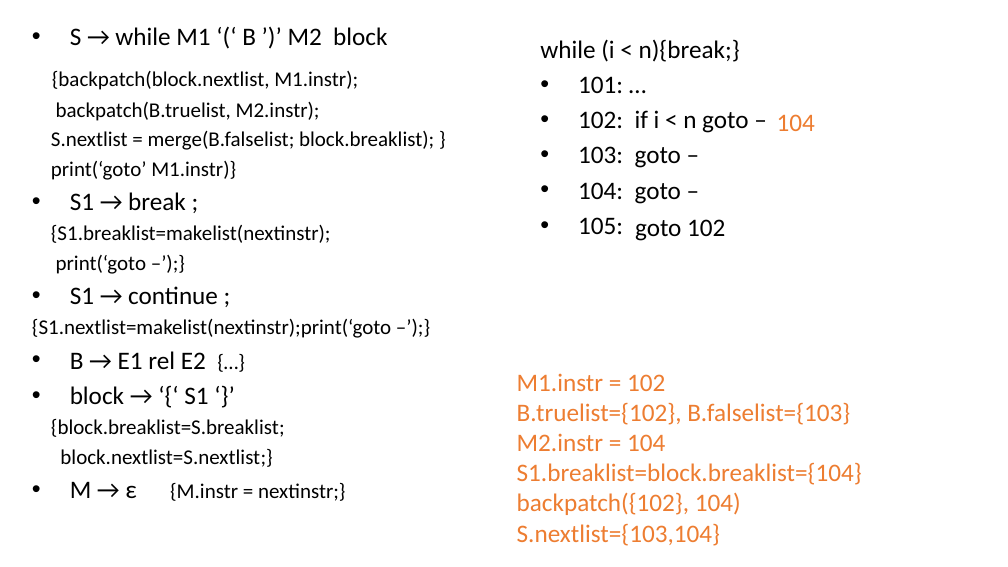
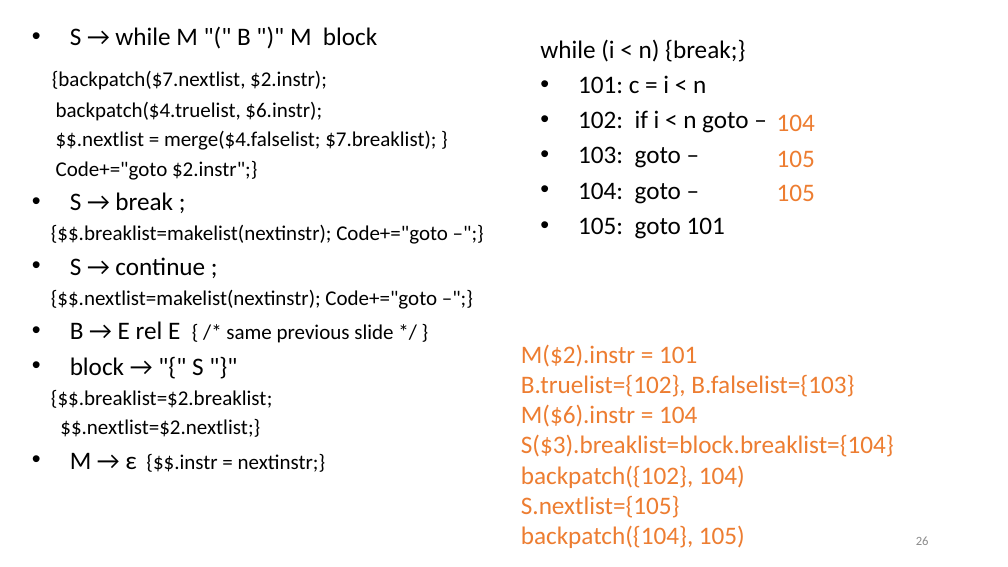
Before and after one commit to anoopsarkar/compilers-class, a slide deck: slide 26 of assets/ppt/codegen/ir.pptx (slide 19 before the commit). Drawn at 1008x567 pixels with LibreOffice and Linux fonts; fonts in the diff are those of the drawing. Boxes give left, top, right and bottom in pixels: in the first picture for what was removed or moved away, otherwise in the second. Text is boxed around its words. In the diff, an @@ line names an element or a change of style, - is before the commit and + after.

```diff
--- a/assets/ppt/codegen/ir.pptx
+++ b/assets/ppt/codegen/ir.pptx
@@ text at [51,27,448,472]: text changed @@
-• S → while M1 ‘(‘ B ’)’ M2 block
-{backpatch(block.nextlist, M1.instr);
-backpatch(B.truelist, M2.instr);
-S.nextlist = merge(B.falselist; block.breaklist); }
-print(‘goto’ M1.instr)}
-• S1 → break ;
-{S1.breaklist=makelist(nextinstr);
-print(‘goto –’);}
-• S1 → continue ;
-{S1.nextlist=makelist(nextinstr);print(‘goto –’);}
-• B → E1 rel E2 {…}
-• block → ‘{‘ S1 ‘}’
-{block.breaklist=S.breaklist;
-block.nextlist=S.nextlist;}
-• M → ε {M.instr = nextinstr;}
+• S → while M "(" B ")" M block
+{backpatch($7.nextlist, $2.instr);
+backpatch($4.truelist, $6.instr);
+$$.nextlist = merge($4.falselist; $7.breaklist); }
+Code+="goto $2.instr";}
+• S → break ;
+{$$.breaklist=makelist(nextinstr); Code+="goto –";}
+• S → continue ;
+{$$.nextlist=makelist(nextinstr); Code+="goto –";}
+• B → E rel E { /* same previous slide */ }
+• block → "{" S "}"
+{$$.breaklist=$2.breaklist;
+$$.nextlist=$2.nextlist;}
+• M → ε {$$.instr = nextinstr;}
@@ text at [540,39,745,93]: text changed @@
-while (i < n){break;}
-• 101: …
+while (i < n) {break;}
+• 101: c = i < n
@@ text added at [777,150,815,167], 18 pt, text #ED7D31 @@
+105
@@ text added at [777,184,815,201], 18 pt, text #ED7D31 @@
+105
@@ text at [578,217,725,239]: text changed @@
-• 105:
+• 105: goto 101
@@ text removed at [635,219,725,241] @@
-goto 102
@@ text "M($2).instr = 101": place and size @@
-text "M($2).instr = 101" at [517,373,862,546]
+text "M($2).instr = 101" at [521,344,894,548]
@@ text at [521,344,697,367]: text changed @@
-  M1.instr = 102
+  M($2).instr = 101
@@ text at [521,404,894,457]: text changed @@
-  M2.instr = 104
-  S1.breaklist=block.breaklist={104}
+  M($6).instr = 104
+  S($3).breaklist=block.breaklist={104}
@@ text at [521,495,745,548]: text changed @@
-  S.nextlist={103,104}
+  S.nextlist={105}
+  backpatch({104}, 105)
@@ page number added at [916,536,929,545], 9 pt, text #8C8C8C @@
+26
```
Also in this commit, not shown: 34 other slides changed, 7 slides added, 3 slides removed, 1 other file.
